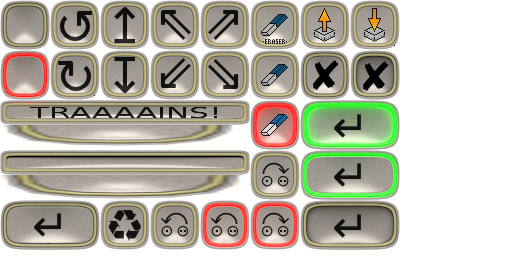
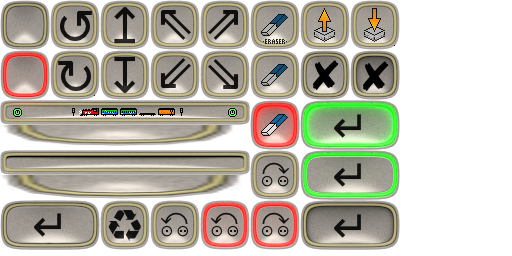
Layers edited between the first and the second 512px x 256px image:
added layer "train-button-decal.gif" above "Background" over [13, 108, 237, 117]
painted on "Background" over [20, 103, 235, 123]
